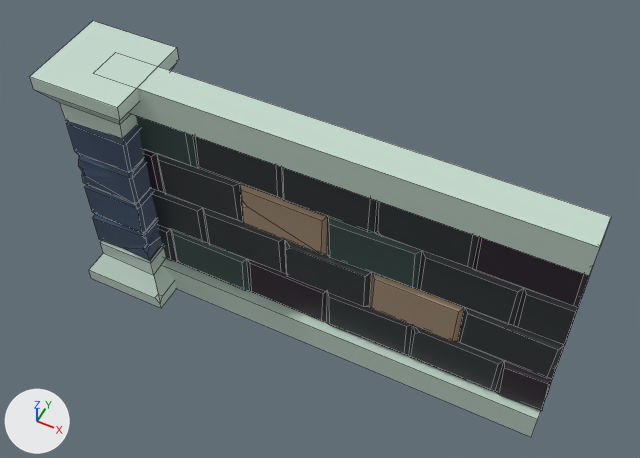
Two versions of the Blender file assets/parts/brick-wall-single-segment-one.blend, one commit apart.
Camera for both pictures: a camera (50 mm lens) standing at (4.06, -4.31, 6.86) and looking at (1.85, 0.12, 1.33). Lighting does not change. The marker at lower left points along +X, +Y and +Z. Mesh edges are drawn as thin lines.

Names of what the first picture shows: 'brick-wall-single-segment-one'.
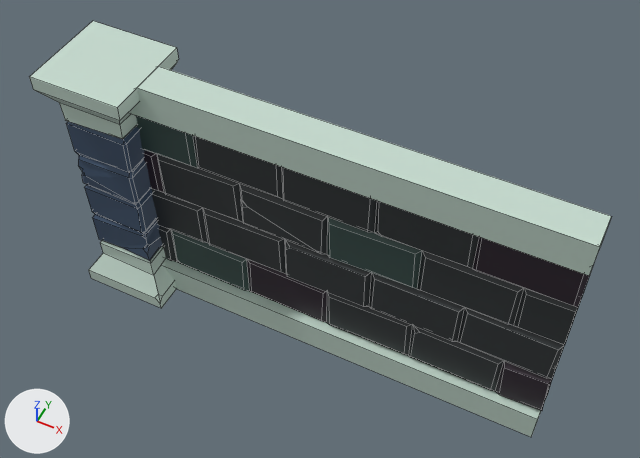
Commit message: Making wall section flipable

Where the change shows, as pixel boxes [x1, y1, x2, y2] in the pictures (640 x 458 px; the box of a moved part takes in the faces that stretch with it):
part 1 of me_cube_001, moved or reshaped: before [131, 67, 611, 276]; after [131, 66, 611, 276]
part 2 of me_cube_001, surface changed (brown to black): [239, 184, 464, 342] in both

The change in detail:
me_cube_001 is used by ob_brick_wall_single_segment_one; location (0.0, 0.0, 0.0).
Verts and faces of me_cube_001; kept vertices keep their numbers, new ones are numbered from 434.
Before the commit, vertices of me_cube_001: 130 (0.0, -0.15, 2.49) at pixel (93, 73), 268 (0.0, 0.15, 2.49) at pixel (115, 52).
me_cube_001 had 434 vertices, 369 faces and spanned x -0.41..4.01, y -0.41..0.41, z 0.0..2.5.
me_cube_001 now has 434 vertices, 370 faces and spans x -0.41..4.01, y -0.41..0.41, z 0.0..2.5.
Part 1, on me_cube_001:
Vertex 130 moves to (0.41, -0.15, 2.5), pixel (136, 87).
Vertex 268 moves to (0.41, 0.15, 2.5), pixel (158, 66).
me_cube_001 part 2: 19 kept faces spanning x 1.2..3.2, y -0.09..0.08, z 0.77..1.72 get new texture (UV) coordinates.
